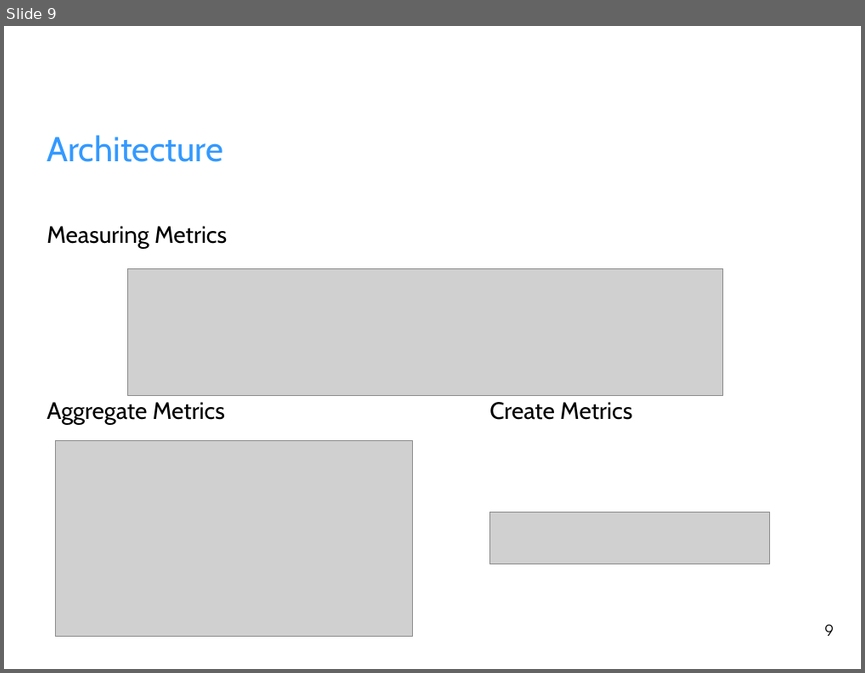
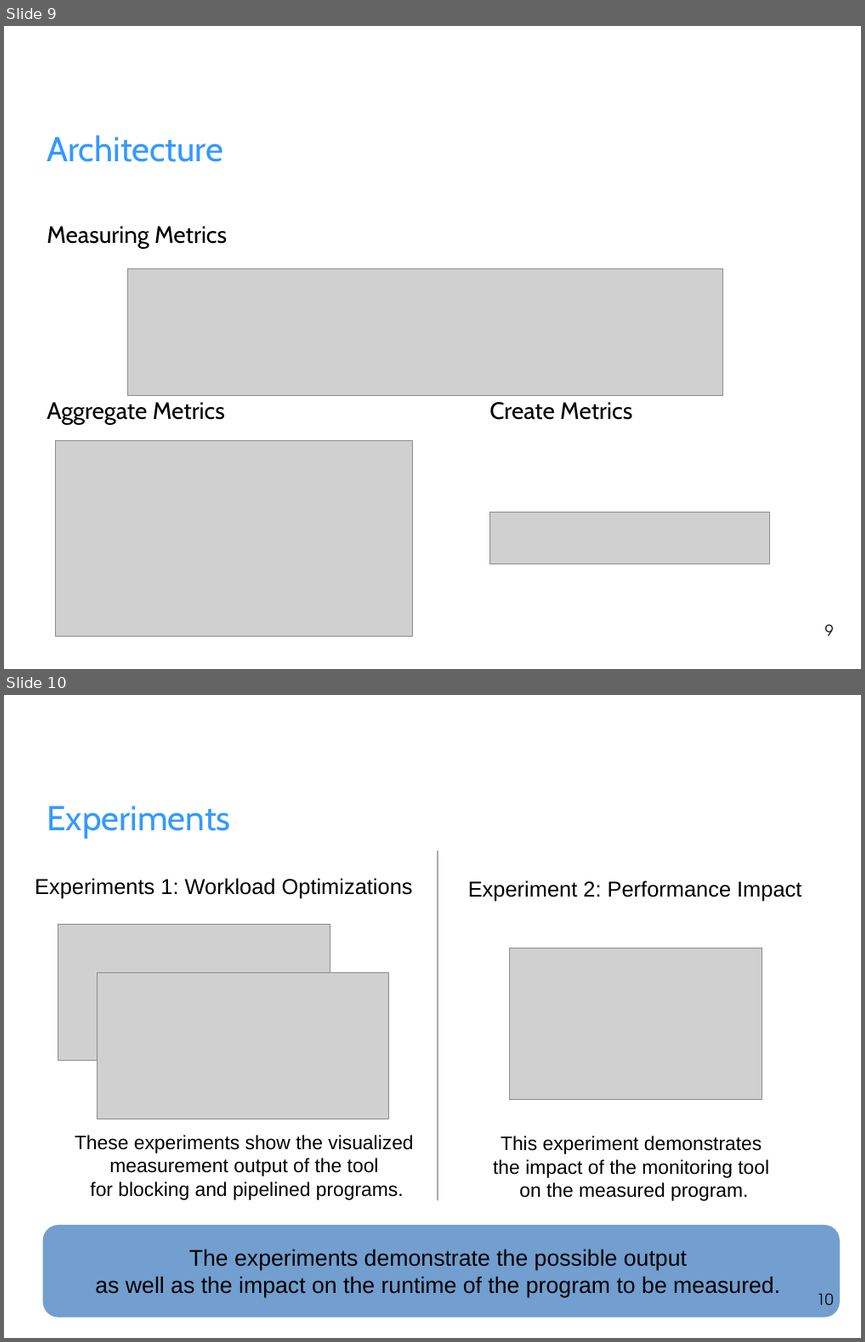
Before and after one commit to fhilprec/HardwareMonitoring, a slide deck: ProjectPresentation.odp. Shown one above the other, each under a label of ours: slide 9 before the commit, slides 9 and 10 after it. The pictures are 865x673 and 865x1342 pixels, drawn with LibreOffice and Linux fonts; fonts in the diff are those of the drawing; grey boxes stand for pictures; background and template pictures are left out. Boxes give left, top, right and bottom in pixels: in the first picture for what was removed or moved away, otherwise in the second. Text is boxed around its words. In the diff, an @@ line names an element or a change of style, - is before the commit and + after.

```diff
--- a/ProjectPresentation.odp
+++ b/ProjectPresentation.odp
@@ slide 10 added at (4, 695, 861, 1338), background picture (left out) @@
@@ title added at (46, 805, 230, 839), 32 pt, text #3399FF @@
+Experiments
@@ line added from (438, 851) to (438, 1201), #808080 0.99 pt @@
@@ text added at (35, 878, 413, 899), 20 pt, text #000000 @@
+Experiments 1: Workload Optimizations
@@ text added at (468, 880, 801, 901), 20 pt, text #000000 @@
+Experiment 2: Performance Impact
@@ picture added at (58, 925, 330, 1061) @@
@@ picture added at (510, 947, 762, 1100) @@
@@ picture added at (98, 973, 389, 1118) @@
@@ text added at (75, 1134, 413, 1200), 18 pt, text #000000 @@
+These experiments show the visualized
+measurement output of the tool
+for blocking and pipelined programs.
@@ text added at (493, 1135, 769, 1201), 18 pt, text #000000 @@
+This experiment demonstrates
+the impact of the monitoring tool
+on the measured program.
@@ rounded rectangle added at (43, 1225, 840, 1317), fill #729FCF, 21 pt, text #000000 @@
+The experiments demonstrate the possible output
+as well as the impact on the runtime of the program to be measured.
@@ page number added at (817, 1293, 834, 1305), 14 pt, text #000000 @@
+10
```
Also in this commit, not shown: 2 slides changed, 1 other slide added, 2 slides removed.
